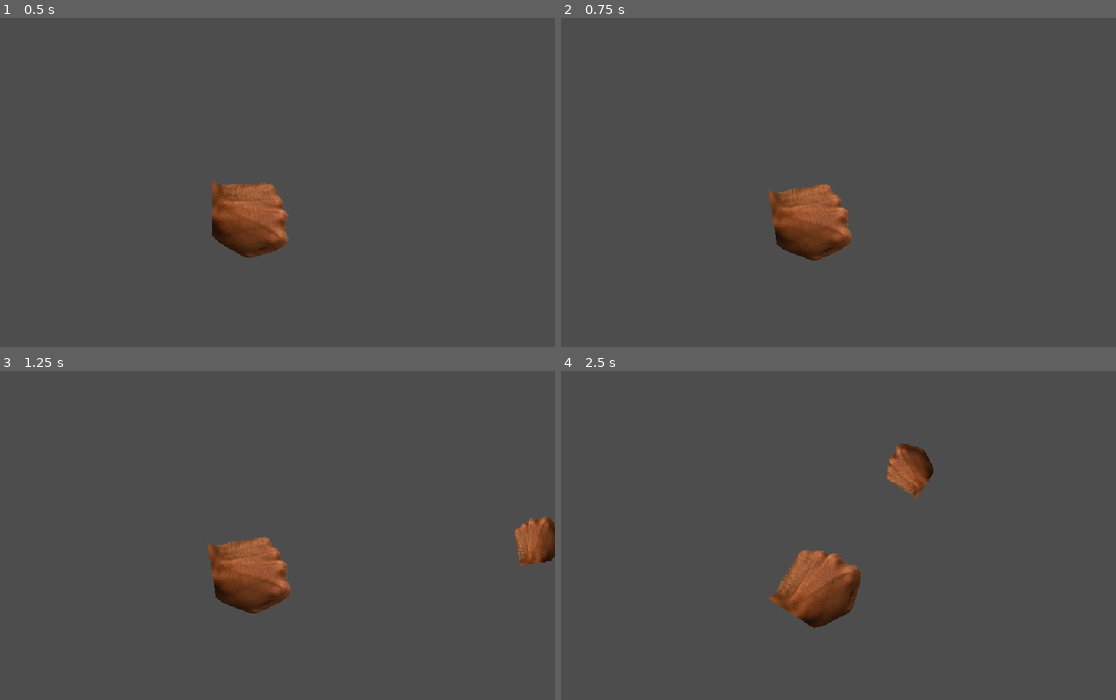
Above: before the commit, frames 1-4 (two rows, left to right).
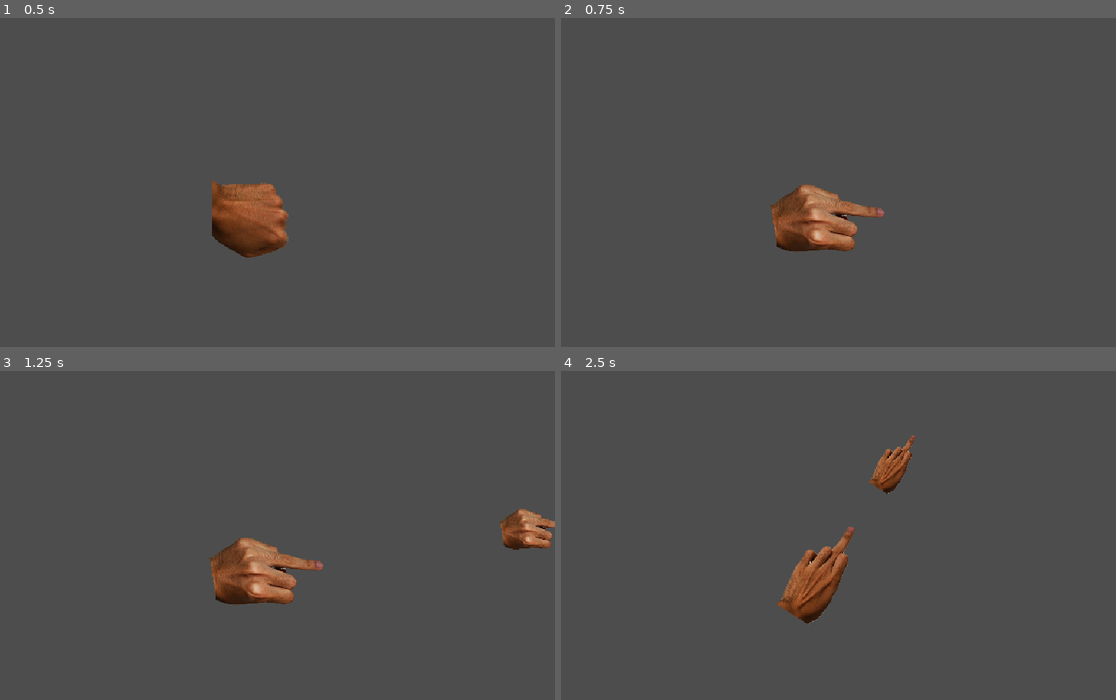
Above: after the commit, the same moments.

Repository: Blathasar/FriendsWithHands
Game: Godot game, scene res://Scenes/node_2d.tscn
The game is run twice, just before and just after one commit, with the same random seed, the same clock (stepped at 60 frames per second) and the same inputs.
Inputs (mouse positions are in pixels of both pictures, inside the frame that each line leads up to):
- Up to frame 1 (0.5 s): no input
- Up to frame 2 (0.75 s): tap Enter at 0.5 s; move the mouse to (955, 198) at 0.52 s; hold W (ring) from 0.53 s (still down)
- Up to frame 3 (1.25 s): keep holding W (ring); click (394, 551) at 0.8 s
- Up to frame 4 (2.5 s): move the mouse to (716, 591) at 1.27 s; release W (ring) at 1.28 s; click (716, 591) at 1.35 s; tap W (ring) at 1.55 s; move the mouse to (888, 482) at 2.02 s; hold E (middle) from 2.03 s (still down); click (888, 482) at 2.3 s

Frame 1 is identical in both runs. In frame 2, 2.1% of the frame differs, in the area x 37-59%, y 50-74%; in frame 3, 3.2%, in the area x 37-100%, y 41-74%; in frame 4, 3.0%.

Commit message:
cool stuff

Diff:
--- a/friends-with-hands/Scenes/Prefabs/enemy.tscn
+++ b/friends-with-hands/Scenes/Prefabs/enemy.tscn
@@ -1,18 +1,7 @@
 [gd_scene format=3 uid="uid://ppwdgvi8f7v3"]
 
 [ext_resource type="Script" uid="uid://d2l0aejtjjoog" path="res://Scripts/enemy.gd" id="1_5f3i6"]
-[ext_resource type="Texture2D" uid="uid://bsfg3ewdd0r6n" path="res://Sprites/pointing hand cursor.png" id="2_pe7bt"]
-
-[sub_resource type="SpriteFrames" id="SpriteFrames_57qmd"]
-animations = [{
-"frames": [{
-"duration": 1.0,
-"texture": ExtResource("2_pe7bt")
-}],
-"loop": 1,
-"name": &"enemy_default",
-"speed": 5.0
-}]
+[ext_resource type="Texture2D" uid="uid://dxxp5ryc6h30h" path="res://Sprites/HandsHandsHands/00000.png" id="2_5f3i6"]
 
 [sub_resource type="CapsuleShape2D" id="CapsuleShape2D_yf5fn"]
 radius = 12.600006
@@ -24,11 +13,10 @@
 script = ExtResource("1_5f3i6")
 metadata/_edit_group_ = true
 
-[node name="AnimatedSprite2D" type="AnimatedSprite2D" parent="." unique_id=1327298940]
+[node name="AnimatedSprite2D" type="Sprite2D" parent="." unique_id=233321631]
 rotation = 0.7853982
-scale = Vector2(3, 3)
-sprite_frames = SubResource("SpriteFrames_57qmd")
-animation = &"enemy_default"
+scale = Vector2(0.3, 0.3)
+texture = ExtResource("2_5f3i6")
 
 [node name="VisibleOnScreenNotifier2D" type="VisibleOnScreenNotifier2D" parent="." unique_id=2025828787]
 
--- a/friends-with-hands/Scenes/Prefabs/projectile.tscn
+++ b/friends-with-hands/Scenes/Prefabs/projectile.tscn
@@ -1,27 +1,6 @@
 [gd_scene format=3 uid="uid://c6v0k1y27otru"]
 
 [ext_resource type="Script" uid="uid://dpt7nggh7k1wa" path="res://Scripts/projectile.gd" id="1_hlkwl"]
-[ext_resource type="Texture2D" uid="uid://cp6nnqwiunxy6" path="res://Sprites/00000.png" id="2_wuo0u"]
-[ext_resource type="Texture2D" uid="uid://bsfg3ewdd0r6n" path="res://Sprites/pointing hand cursor.png" id="2_yktai"]
-
-[sub_resource type="SpriteFrames" id="SpriteFrames_57qmd"]
-animations = [{
-"frames": [{
-"duration": 1.0,
-"texture": ExtResource("2_wuo0u")
-}],
-"loop": 1,
-"name": &"Hand",
-"speed": 5.0
-}, {
-"frames": [{
-"duration": 1.0,
-"texture": ExtResource("2_yktai")
-}],
-"loop": 1,
-"name": &"enemy_default",
-"speed": 5.0
-}]
 
 [sub_resource type="CapsuleShape2D" id="CapsuleShape2D_yf5fn"]
 radius = 12.600006
@@ -33,10 +12,9 @@
 speed = 1000.0
 metadata/_edit_group_ = true
 
-[node name="AnimatedSprite2D" type="AnimatedSprite2D" parent="." unique_id=195560976]
+[node name="AnimatedSprite2D" type="Sprite2D" parent="." unique_id=1811440000]
+rotation = 1.5707964
 scale = Vector2(0.3, 0.3)
-sprite_frames = SubResource("SpriteFrames_57qmd")
-animation = &"Hand"
 
 [node name="VisibleOnScreenNotifier2D" type="VisibleOnScreenNotifier2D" parent="." unique_id=882902206]
 
--- a/friends-with-hands/Scripts/hand_logic.gd
+++ b/friends-with-hands/Scripts/hand_logic.gd
@@ -18,6 +18,19 @@
 			return HandSign.THUMBS_UP
 	return HandSign.NONE
 
+static func convert_finger_positions_to_string(finger_positions:Array[bool]) -> String:
+	if finger_positions.size() != 5:
+		return ""
+	var finger_string:String
+
+	for n in finger_positions.size():
+		if (finger_positions[n]):
+			finger_string += "1"
+		else:
+			finger_string += "0"
+
+	return finger_string
+
 static func beatsHand(attackingHandSign: HandSign, defendingHandSign: HandSign) -> bool:
 	if (attackingHandSign == HandSign.ROCK &&
 	defendingHandSign == HandSign.SCIZZOR) || (attackingHandSign == HandSign.PAPER &&
--- a/friends-with-hands/Scripts/player.gd
+++ b/friends-with-hands/Scripts/player.gd
@@ -6,6 +6,7 @@
 signal gameOver
 var health: int
 var finger_positions: Array[bool] = [5]
+var texture
 
 # Called when the node enters the scene tree for the first time.
 func _ready() -> void:
@@ -24,6 +25,16 @@
 	finger_positions[3] = Input.is_action_pressed("pointer")
 	finger_positions[4] = Input.is_action_pressed("thumb")
 
+	change_sprites_according_to_finger_positions()
+
+
+func change_sprites_according_to_finger_positions():
+	var path = "res://Sprites/HandsHandsHands/" + HandLogic.convert_finger_positions_to_string(finger_positions) + ".png"
+	texture = load(path)
+	if (texture != null):
+		$PlayerSprite.texture = texture
+
+
 func _input(event: InputEvent) -> void:
 	if event.is_action_pressed("shoot"):
 		shoot()
@@ -38,6 +49,7 @@
 
 	get_tree().current_scene.add_child(proj)
 
+	proj.change_texture(texture)
 	proj.global_position = global_position + direction * 50
 	proj.global_rotation = global_rotation
 	proj.direction = direction
--- a/friends-with-hands/Scripts/projectile.gd
+++ b/friends-with-hands/Scripts/projectile.gd
@@ -7,6 +7,8 @@
 func _process(delta: float) -> void:
 	global_position += direction * speed * delta
 
+func change_texture(texture):
+	$AnimatedSprite2D.texture = texture
 
 func _on_visible_on_screen_notifier_2d_screen_exited() -> void:
 	queue_free()
